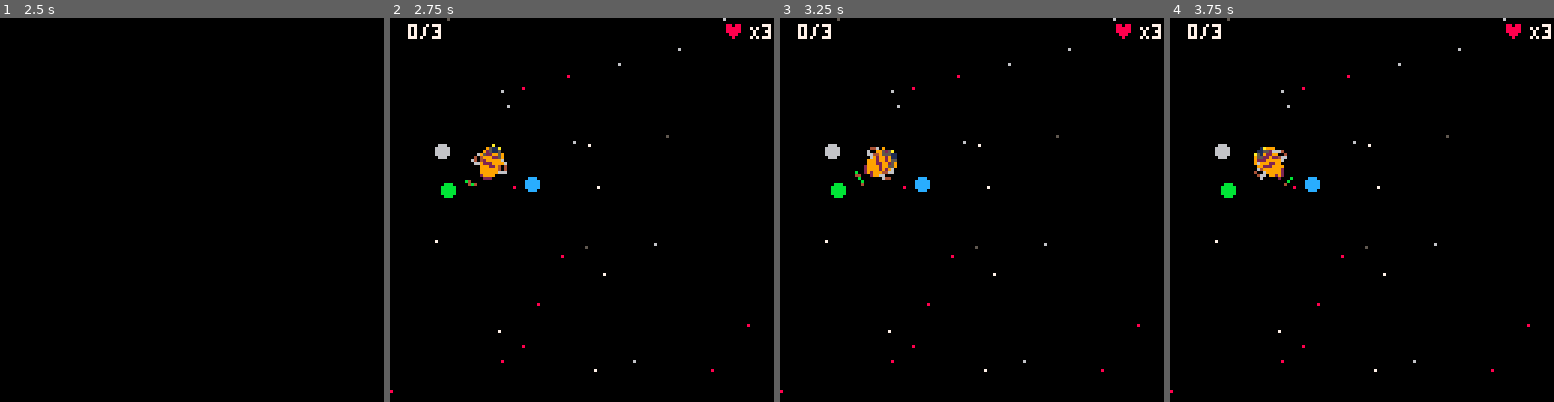
Above: before the commit, frames 1-4 (left to right).
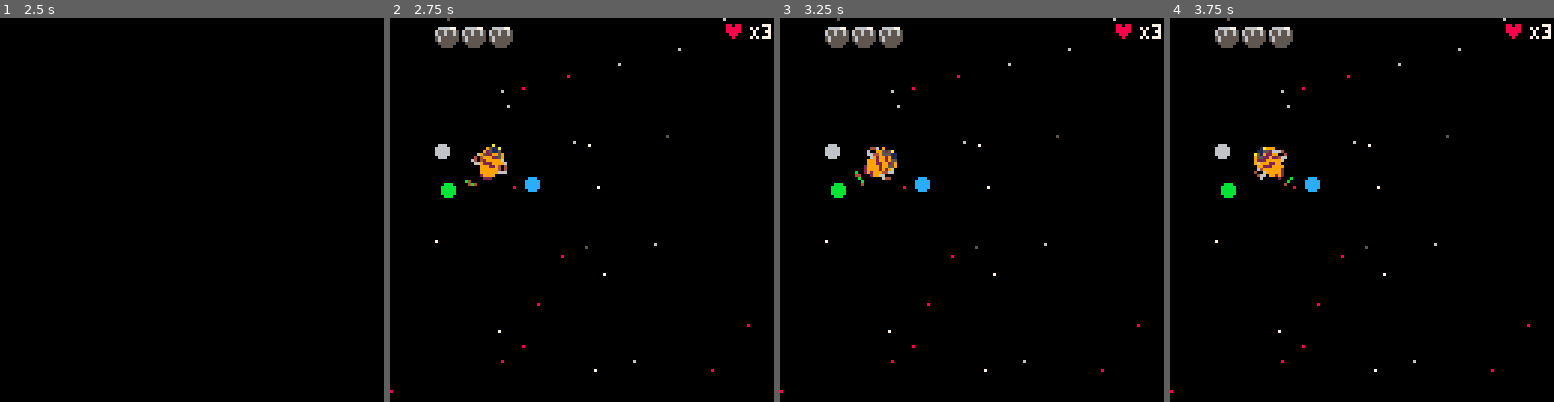
Above: after the commit, the same moments.

Repository: FrederikHR/GDB
Game: PICO-8 cartridge OW/ow.p8
The game is run twice, just before and just after one commit, with the same random seed, the same clock (stepped at 60 frames per second) and the same inputs.
Inputs:
- Up to frame 1 (2.5 s): tap X (X key) at 0.33, 1.07, 1.85 s; tap O (Z key) at 0.7, 1.7, 2.1 s; hold Right 1.6-2.1 s; hold Up 2.15-2.42 s; hold Right from 2.47 s (still down)
- Up to frame 2 (2.75 s): keep holding Right; tap O (Z key) at 2.5 s
- Up to frame 3 (3.25 s): tap O (Z key) at 2.9 s; tap X (X key) at 2.97 s; release Right at 3.03 s; hold Left from 3.08 s (still down)
- Up to frame 4 (3.75 s): tap O (Z key) at 3.3, 3.7 s; release Left at 3.58 s

Frame 1 is identical in both runs. In frame 2, 1.0% of the frame differs, in the area x 4-33%, y 1-8%; in frame 3, 1.0%; in frame 4, 1.0%.

Commit message:
honey HUD

Diff:
--- a/OW/ow.p8
+++ b/OW/ow.p8
@@ -274,7 +273,18 @@
 
 	rectfill(isx,isy,isx1,isy1,0)
 	rectfill(hsx,hsy,hsx1,hsy1,0)
-	print(a.items.."/3",isx+1,isy+1,7)
+
+	--draw honey
+	for i=1,3 do
+		pal({[4]=5,[9]=6,[10]=7})
+		spr(122,isx+1+9*i,isy+1)
+		pal()
+	end
+	for i=1,a.items do
+		spr(122,isx+1+9*i,isy+1)
+	end
+
+	--draw lives
 	print("♥",hsx+1,hsy+1, 8)
 	print("\88"..a.lives,hsx+10,hsy+1,7)
 end
@@ -1254,7 +1264,6 @@
 --[[
 	tor-arne
 	 -	kiwi
-	 - honey hud
 
 
 	frederik
@@ -1271,6 +1280,7 @@
 	 - screen and logic
 	game over
 		- screen and logic
+	- honey hud
 
 --]]
 -->8
